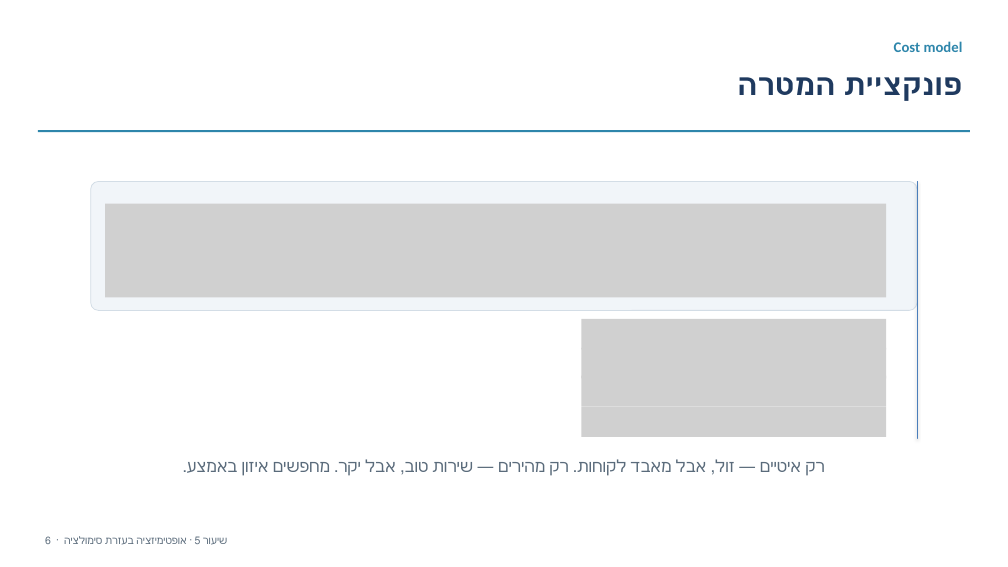
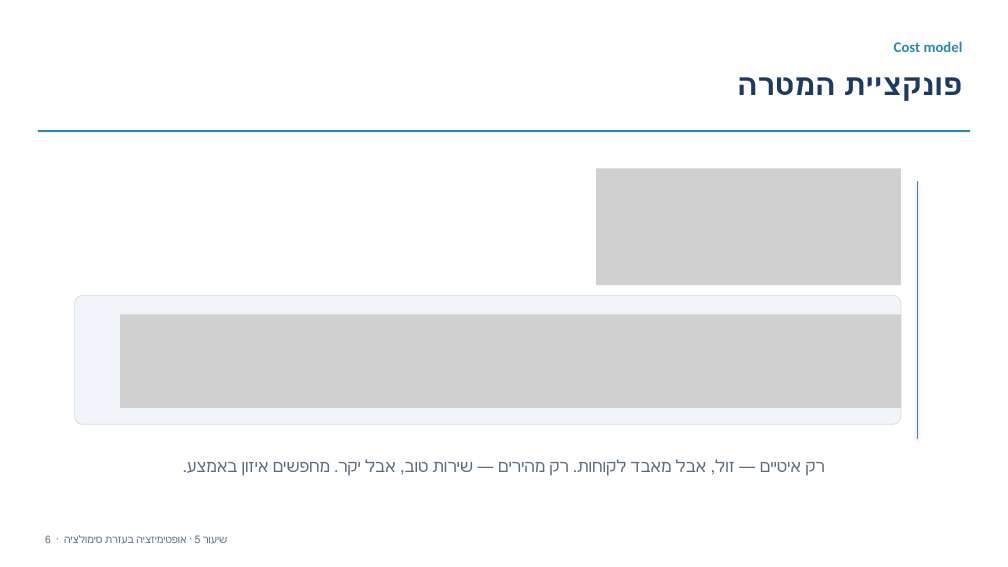
Before and after one commit to eliransher/sim_course, a slide deck: slide 7 of lectures/presentation/notebook_5_mutliple_servers.pptx. Drawn at 1008x567 pixels with LibreOffice and Linux fonts; fonts in the diff are those of the drawing; grey boxes stand for pictures. Boxes give left, top, right and bottom in pixels: in the first picture for what was removed or moved away, otherwise in the second. Text is boxed around its words. In the diff, an @@ line names an element or a change of style, - is before the commit and + after.

```diff
--- a/lectures/presentation/notebook_5_mutliple_servers.pptx
+++ b/lectures/presentation/notebook_5_mutliple_servers.pptx
@@ picture added at (596,169,901,199) @@
@@ picture removed at (105,203,886,297) @@
@@ picture added at (596,197,901,227) @@
@@ picture added at (596,226,901,256) @@
@@ picture added at (596,255,901,285) @@
@@ rounded rectangle: place and size @@
-rounded rectangle at (91,181,917,311)
+rounded rectangle at (75,296,901,425)
@@ picture added at (120,315,901,408) @@
@@ picture removed at (582,319,886,349) @@
@@ picture removed at (582,348,886,378) @@
@@ picture removed at (582,376,886,406) @@
@@ picture removed at (582,407,886,437) @@
```
Also in this commit, not shown: 1 other slide changed, 5 other files.
